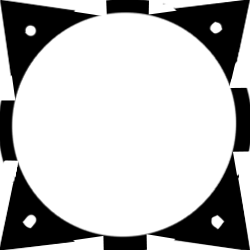
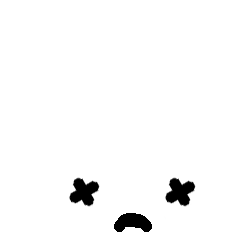
Layer changes from the first (250, 250) image to the second:
hid "Слой 2 копия 3" over (0, 0, 250, 250)
added group "dead" with 3 layers above "to_dead_anm" over (68, 177, 198, 232)
added layer "dead_2" in group "dead" over (68, 177, 196, 232)
hid "Слой 1" over (0, 0, 250, 250)
